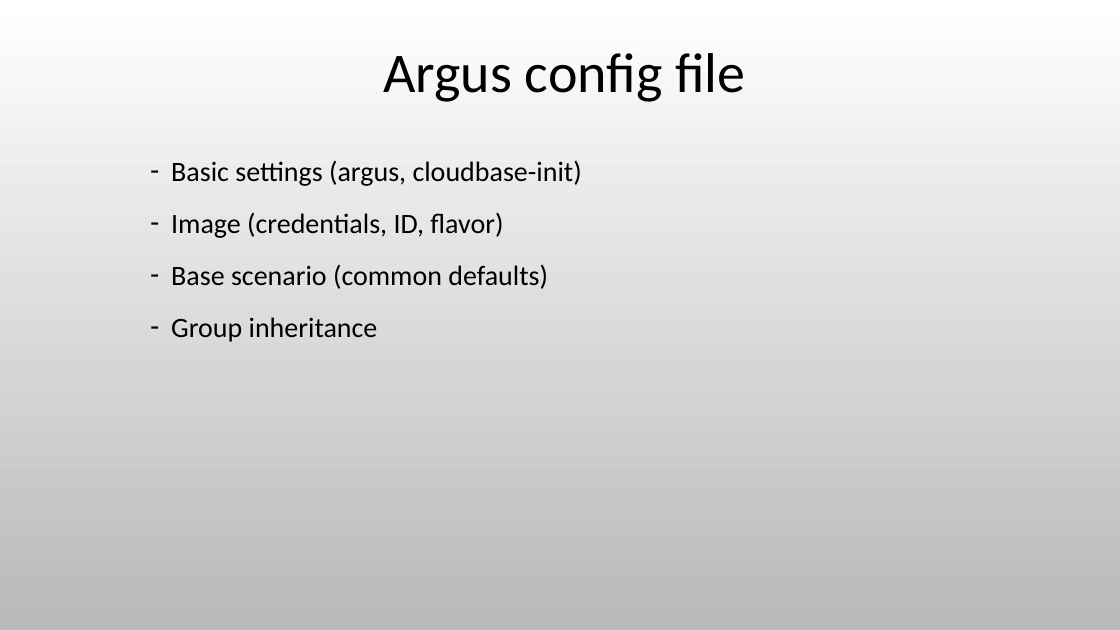
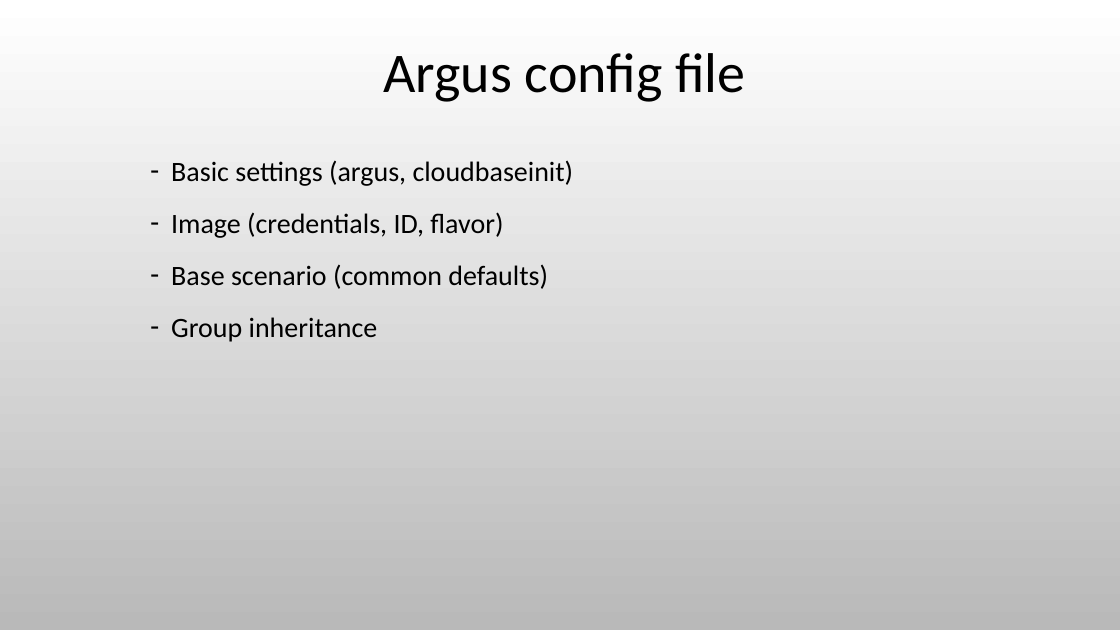
Before and after one commit to cmin764/cmiN, a slide deck: slide 18 of ropython/ep15/argus.pptx (slide 13 before the commit). Drawn at 1120x630 pixels with LibreOffice and Linux fonts; fonts in the diff are those of the drawing; background and template pictures are left out. Boxes give left, top, right and bottom in pixels: in the first picture for what was removed or moved away, otherwise in the second. Text is boxed around its words. In the diff, an @@ line names an element or a change of style, - is before the commit and + after.

Commit message:
Update ep15 slides

```diff
--- a/ropython/ep15/argus.pptx
+++ b/ropython/ep15/argus.pptx
@@ text at box(171, 160, 574, 186): text changed @@
-– Basic settings (argus, cloudbase-init)
+– Basic settings (argus, cloudbaseinit)
```
Also in this commit, not shown: 5 other slides changed, 7 slides added.
